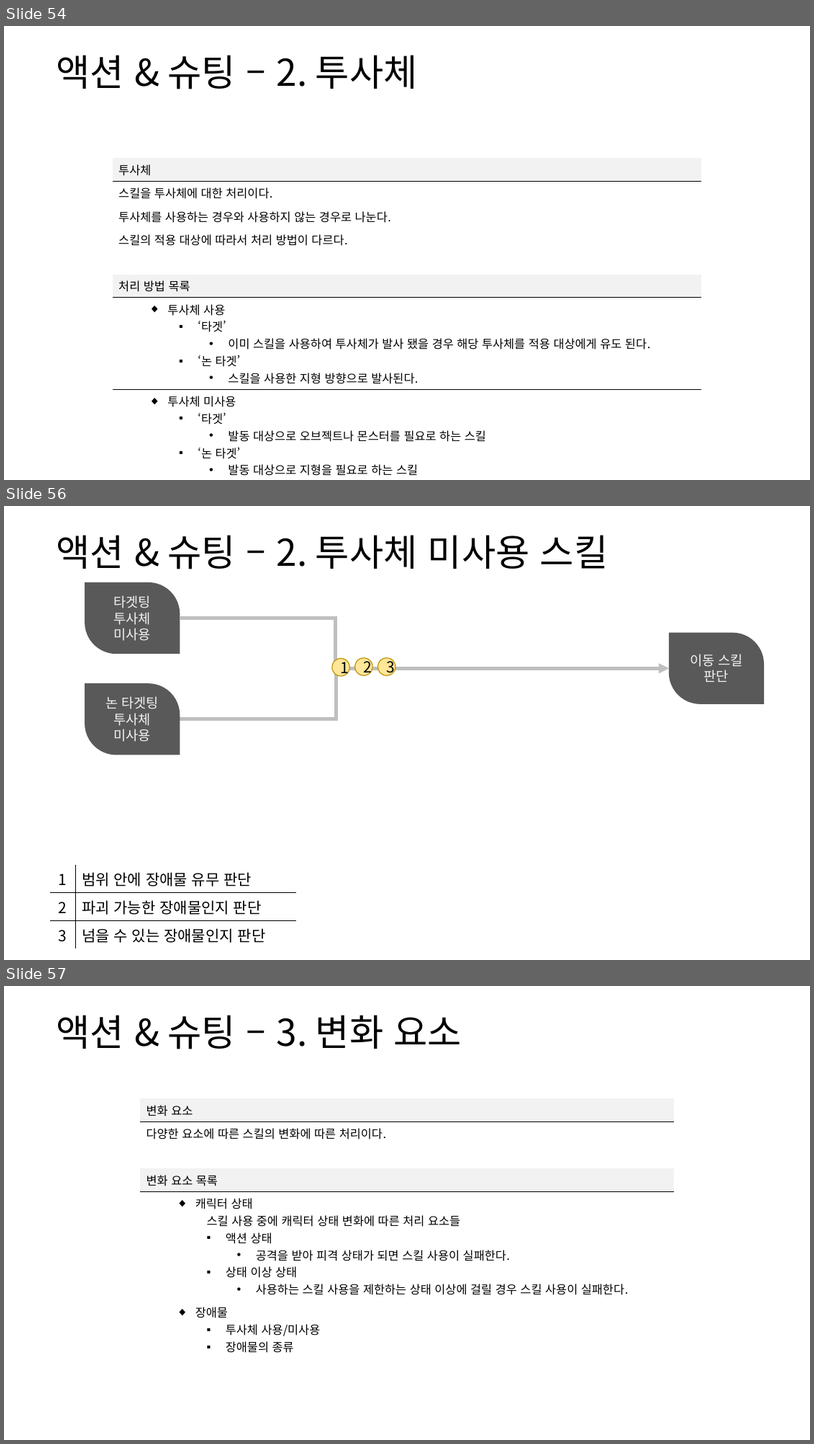
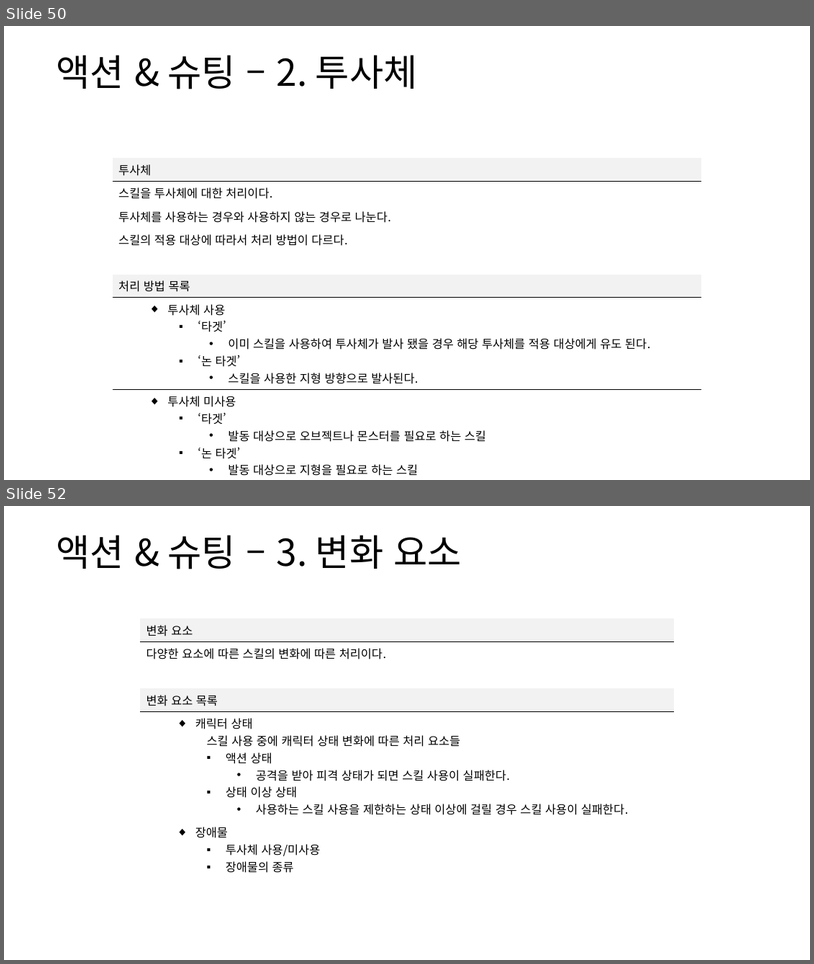
Before and after one commit to yjk0401/unityenginebasic_9th, a slide deck: 기획/방랑엽사전/스킬 시스템 기획서.pptx. Shown one above the other, each under a label of ours: slides 54, 56 and 57 before the commit, slides 50 and 52 after it; the slides between them are not shown. The pictures are 814x1444 and 814x964 pixels, drawn with LibreOffice and Linux fonts; fonts in the diff are those of the drawing. Boxes give left, top, right and bottom in pixels: in the first picture for what was removed or moved away, otherwise in the second. Text is boxed around its words. In the diff, an @@ line names an element or a change of style, - is before the commit and + after.

```diff
--- a/기획/방랑엽사전/스킬 시스템 기획서.pptx
+++ b/기획/방랑엽사전/스킬 시스템 기획서.pptx
@@ slide 56 removed at bbox=[4, 506, 810, 960], background #FFFFFF @@
@@ text removed at bbox=[56, 535, 608, 569] @@
-액션 & 슈팅 – 2. 투사체 미사용 스킬
@@ round diag rect removed at bbox=[85, 582, 180, 654] @@
-타겟팅
-투사체
-미사용
@@ elbow arrow removed from (180, 618) to (669, 668) @@
@@ round diag rect removed at bbox=[669, 633, 764, 704] @@
-이동 스킬 판단
@@ elbow arrow removed from (180, 719) to (669, 668) @@
@@ ellipse removed at bbox=[332, 659, 350, 676] @@
-1
@@ ellipse removed at bbox=[355, 658, 373, 675] @@
-2
@@ ellipse removed at bbox=[378, 658, 396, 675] @@
-3
@@ round diag rect removed at bbox=[85, 683, 180, 754] @@
-논 타겟팅
-투사체
-미사용
@@ table removed at bbox=[50, 865, 296, 945], 3 rows, 2 columns @@
-1 | 범위 안에 장애물 유무 판단
-2 | 파괴 가능한 장애물인지 판단
-3 | 넘을 수 있는 장애물인지 판단
@@ what was slide 54 is now slide 50 @@
@@ what was slide 57 is now slide 52 @@
```
Also in this commit, not shown: 6 slides changed, 4 other slides removed, 2 other files.
